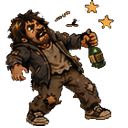
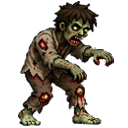
Layers edited between the first and the second 128 x 128 image:
renamed "Camada de pintura 2 (colado)" to "1", painted on it over 5, 0, 114, 126
